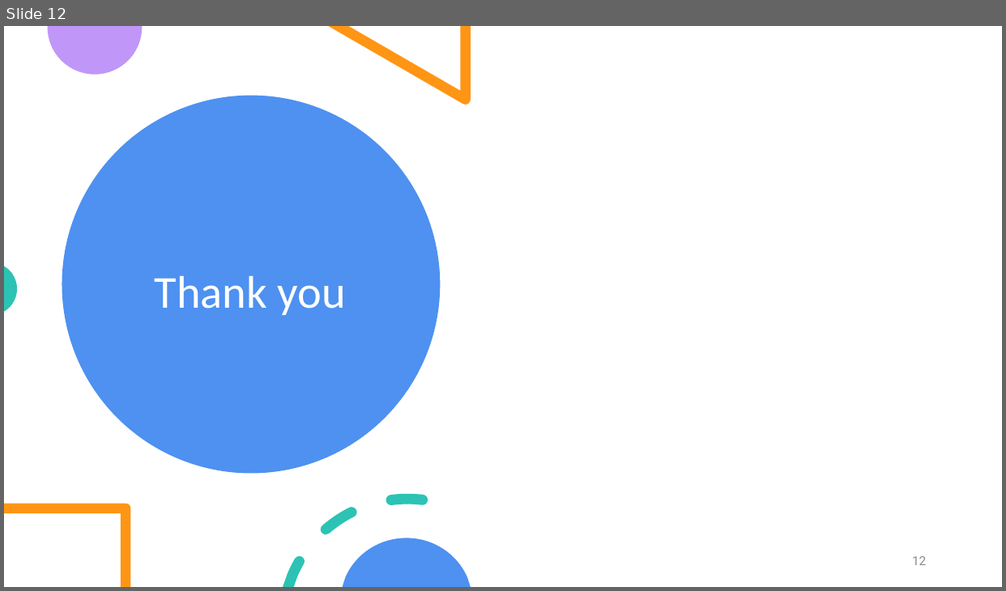
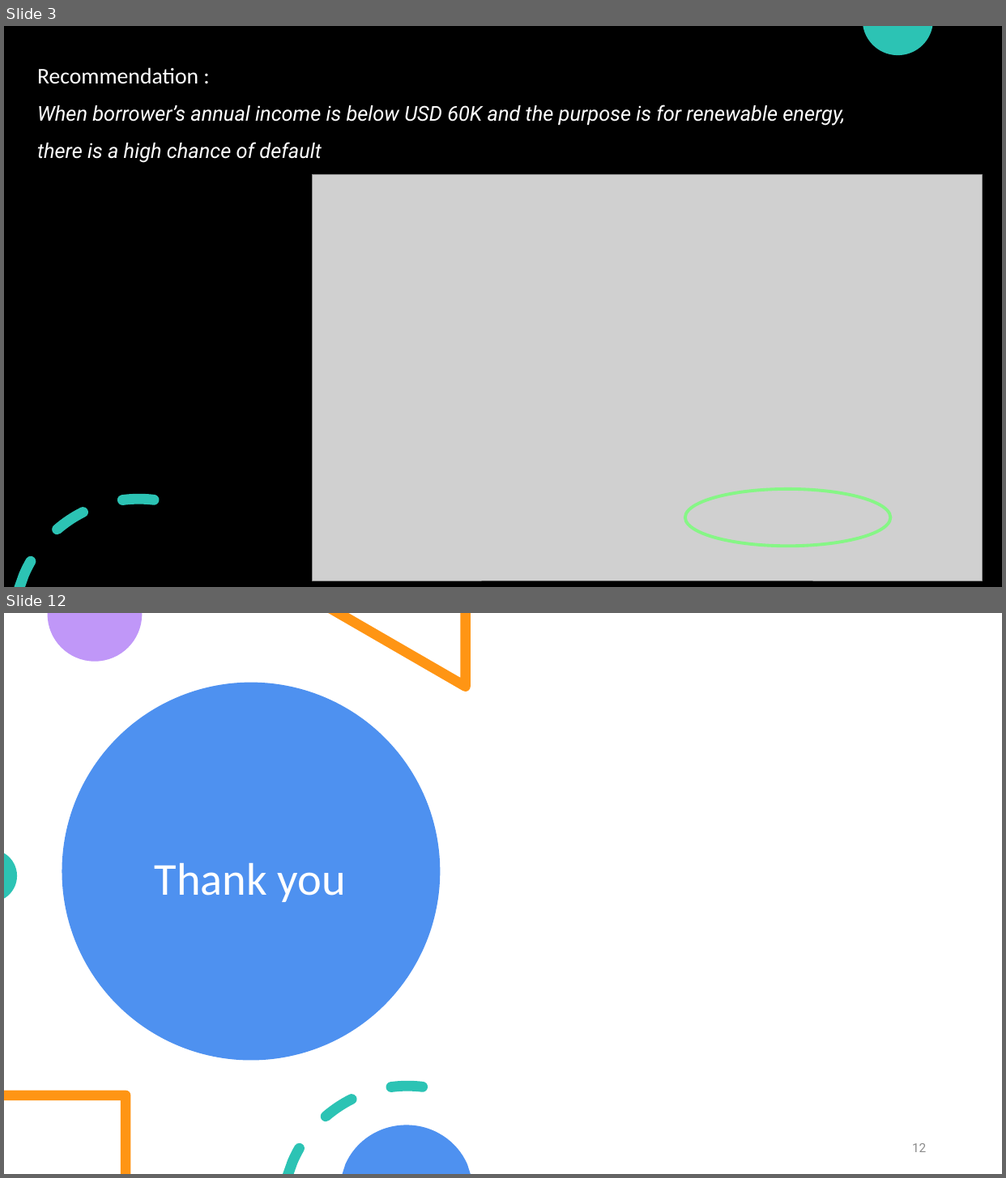
Before and after one commit to jamesrajesh76/LendingClubRiskAnalysis, a slide deck: 3. Lending Club – Case Study.pptx. Shown one above the other, each under a label of ours: slide 12 before the commit, slides 3 and 12 after it; the slides between them are not shown. The pictures are 1006x591 and 1006x1178 pixels, drawn with LibreOffice and Linux fonts; fonts in the diff are those of the drawing; grey boxes stand for pictures. Boxes give left, top, right and bottom in pixels: in the first picture for what was removed or moved away, otherwise in the second. Text is boxed around its words. In the diff, an @@ line names an element or a change of style, - is before the commit and + after.

```diff
--- a/3. Lending Club – Case Study.pptx
+++ b/3. Lending Club – Case Study.pptx
@@ slide 3 added at [4,26,1002,587], background #000000 @@
@@ freeform shape added at [863,26,933,55], fill #2CC3B4 @@
@@ title added at [37,67,845,163], 19.8 pt, text #FFFFFF, italic @@
+Recommendation :
+When borrower’s annual income is below USD 60K and the purpose is for renewable energy, there is a high chance of default
@@ picture added at [313,174,982,581] @@
@@ freeform shape added at [15,494,160,587], fill #2CC3B4 @@
@@ ellipse added at [685,489,890,546], outline #86F686 3 pt @@
```
Also in this commit, not shown: 8 slides changed, 2 other slides added, 3 slides removed, 3 other files.
